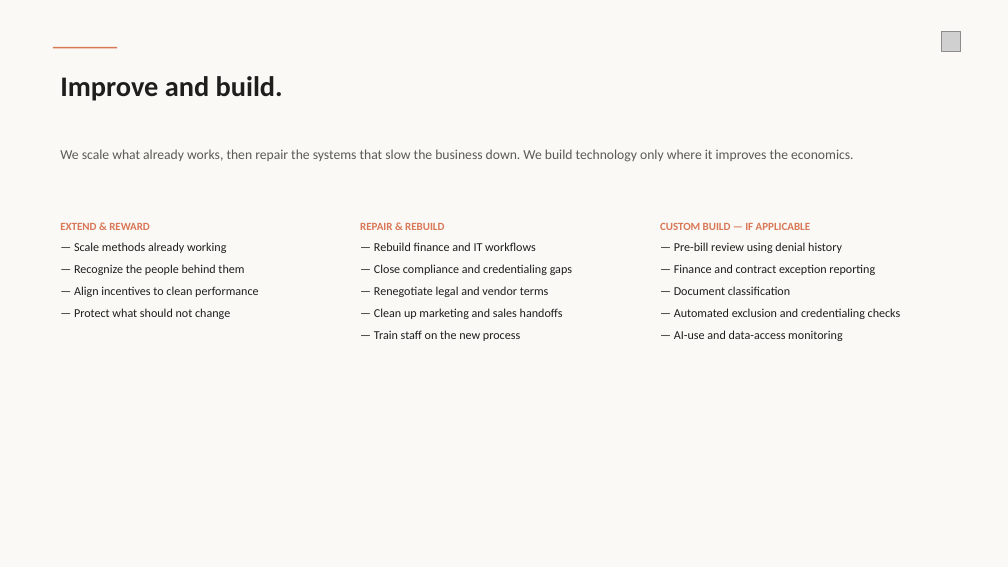
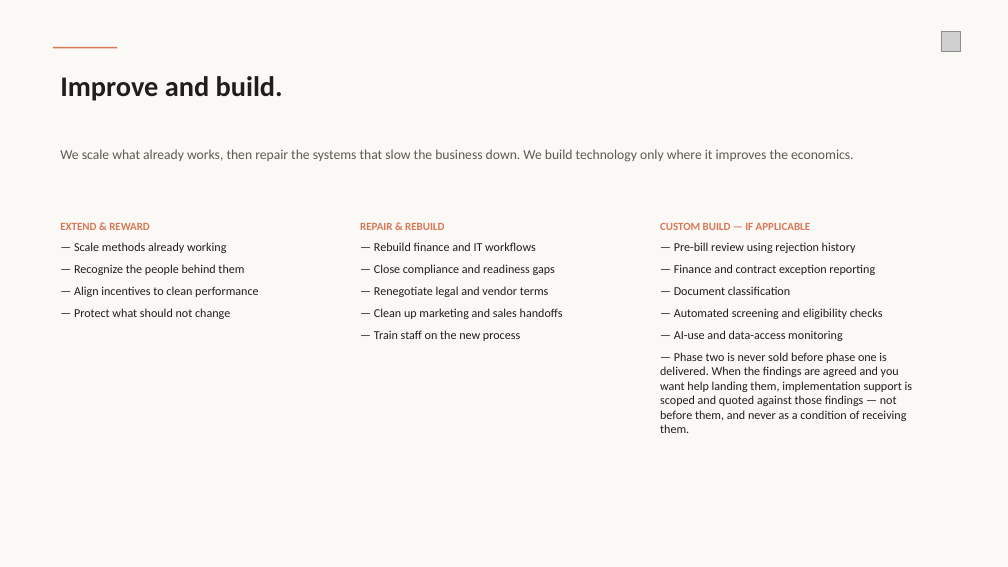
Before and after one commit to wirewalktech/AI-Extension, a slide deck: slide 19 of operating-review.pptx (slide 5 before the commit). Drawn at 1008x567 pixels with LibreOffice and Linux fonts; fonts in the diff are those of the drawing; grey boxes stand for pictures. Boxes give left, top, right and bottom in pixels: in the first picture for what was removed or moved away, otherwise in the second. Text is boxed around its words. In the diff, an @@ line names an element or a change of style, - is before the commit and + after.

```diff
--- a/operating-review.pptx
+++ b/operating-review.pptx
@@ text at bbox=[374, 264, 555, 275]: text changed @@
-— Close compliance and credentialing gaps
+— Close compliance and readiness gaps
@@ text at bbox=[674, 242, 856, 253]: text changed @@
-— Pre-bill review using denial history
+— Pre-bill review using rejection history
@@ text at bbox=[674, 308, 883, 319]: text changed @@
-— Automated exclusion and credentialing checks
+— Automated screening and eligibility checks
@@ text at bbox=[660, 352, 912, 433]: paragraph added @@
+— Phase two is never sold before phase one is delivered. When the findings are agreed and you want help landing them, implementation support is scoped and quoted against those findings — not before them, and never as a condition of receiving them.
```
Also in this commit, not shown: 8 other slides changed, 14 slides added, 2 other files.
